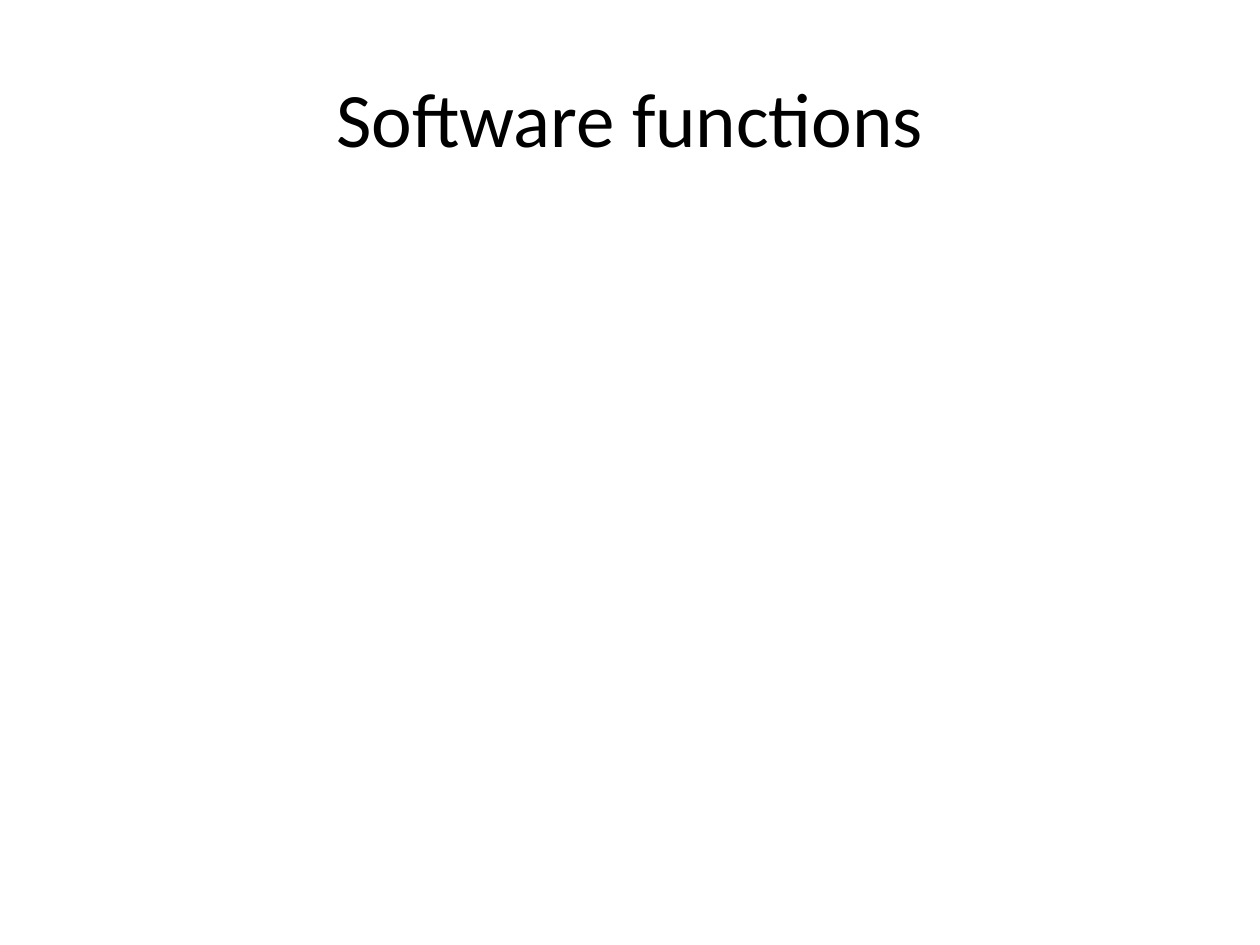
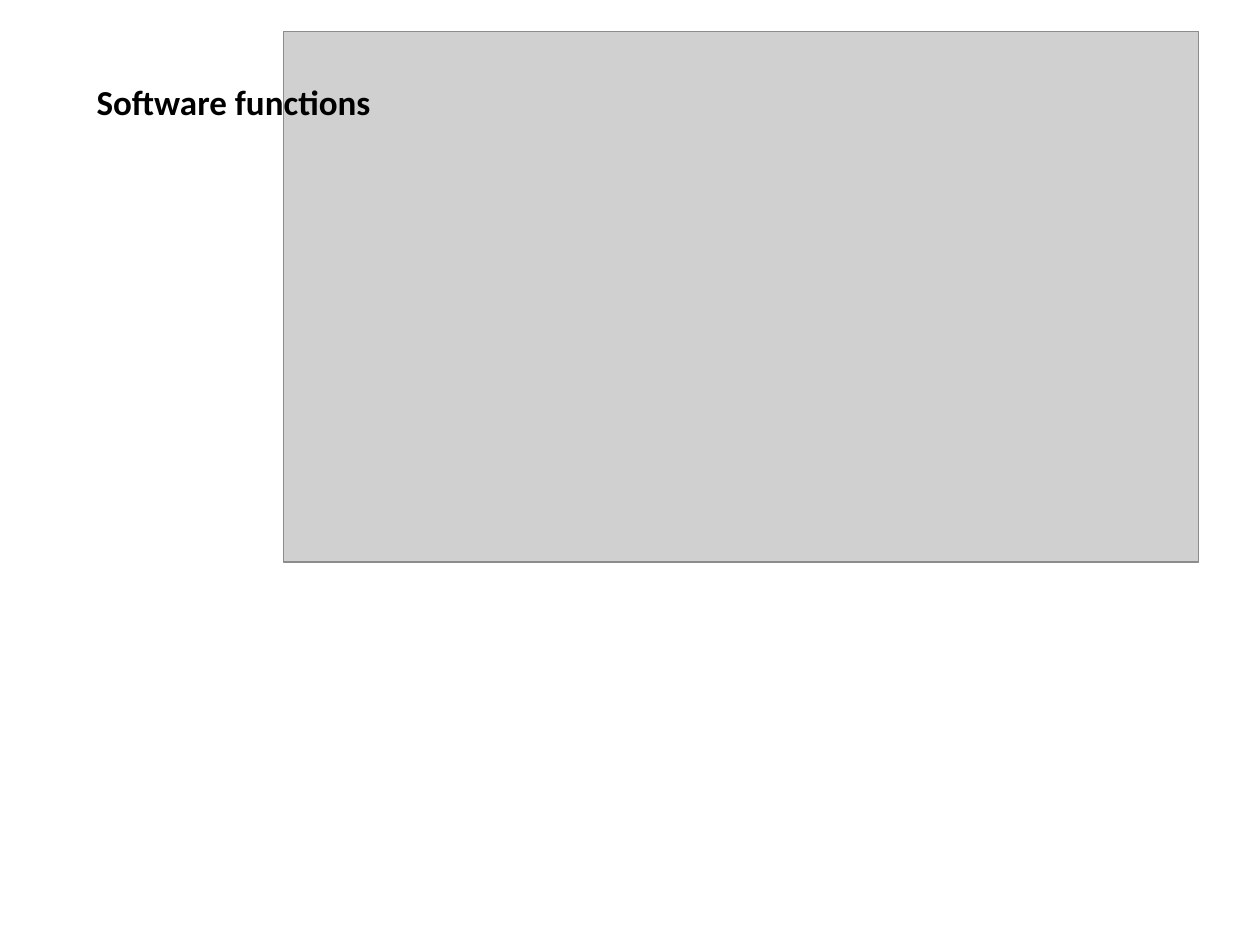
Before and after one commit to horsetailfiddlehead/ee478, a slide deck: slide 10 of Final Project/Documentation/Kaiba_Corp_Presentation.pptx. Drawn at 1260x945 pixels with LibreOffice and Linux fonts; fonts in the diff are those of the drawing; grey boxes stand for pictures. Boxes give left, top, right and bottom in pixels: in the first picture for what was removed or moved away, otherwise in the second. Text is boxed around its words. In the diff, an @@ line names an element or a change of style, - is before the commit and + after.

```diff
--- a/Final Project/Documentation/Kaiba_Corp_Presentation.pptx
+++ b/Final Project/Documentation/Kaiba_Corp_Presentation.pptx
@@ title "Software functions": place and size @@
-title "Software functions" at [336, 93, 923, 148]
+title "Software functions" at [97, 86, 370, 124]
@@ title "Software functions" at [97, 86, 370, 124]: size 44 to 20 pt, bold on; alignment centre to left; vertical alignment middle to bottom @@
@@ picture added at [284, 32, 1198, 562] @@
```
Also in this commit, not shown: 5 other slides changed.
